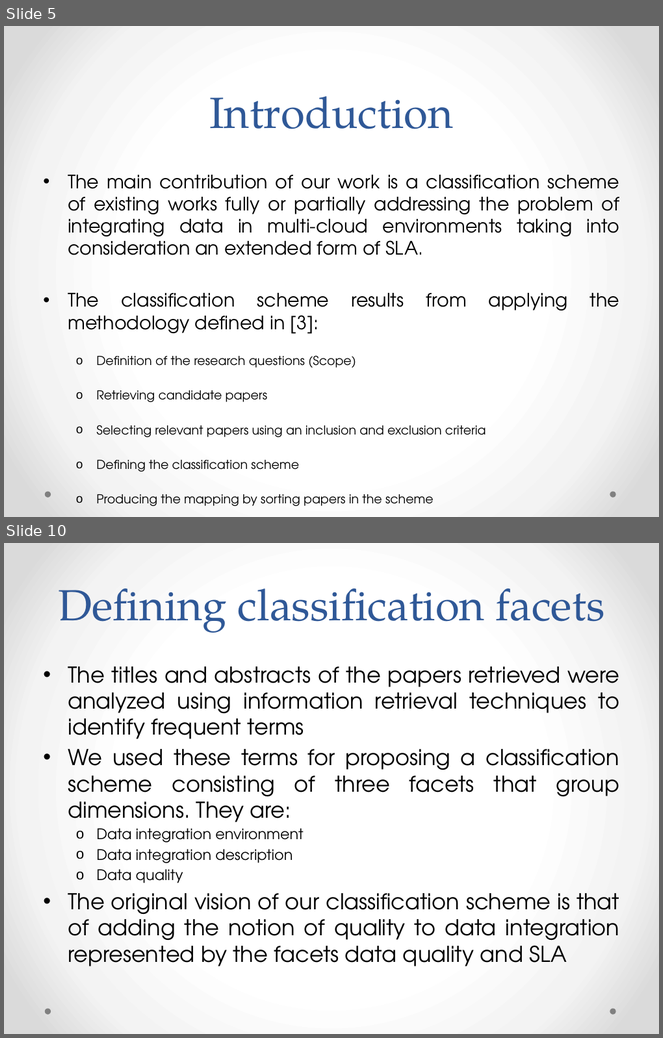
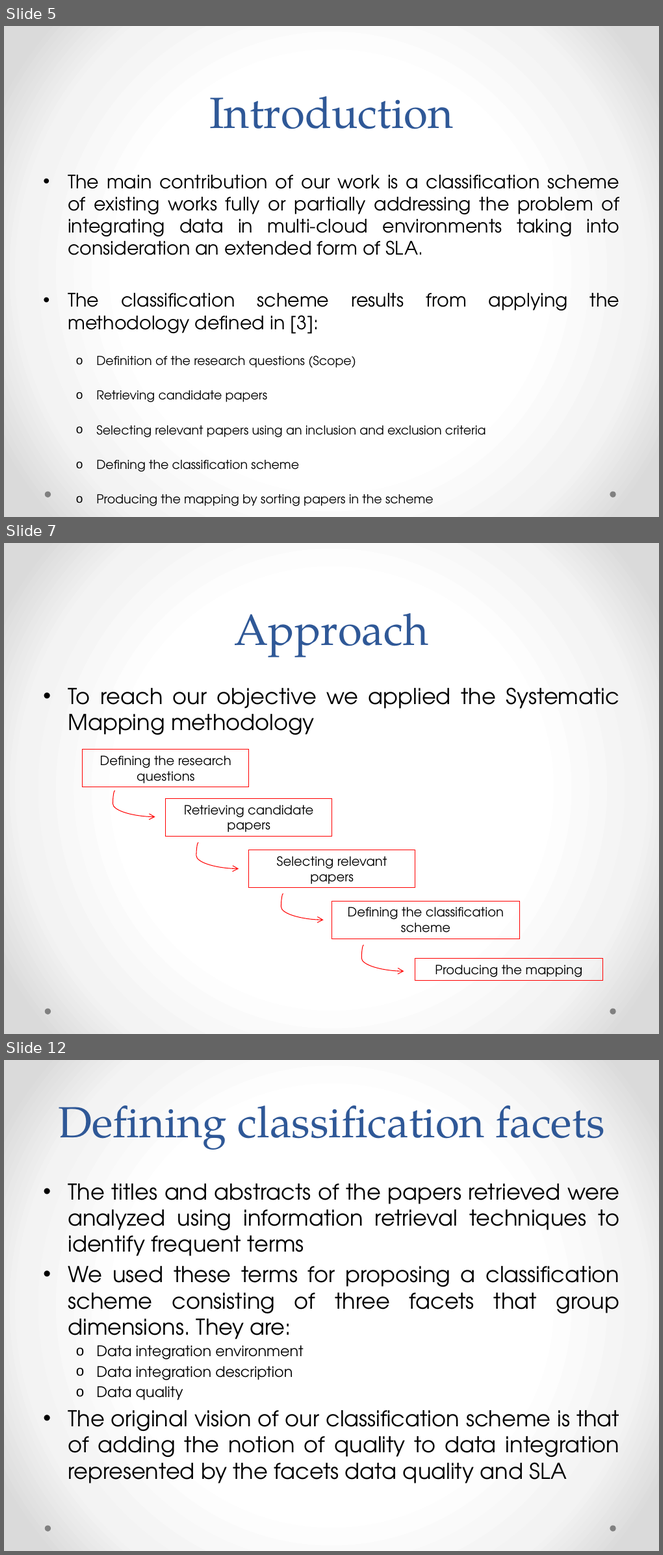
Before and after one commit to danielboni/DanielCarvalho-PhD, a slide deck: Presentations/DEXA 2015 Presentation.pptx. Shown one above the other, each under a label of ours: slides 5 and 10 before the commit, slides 5, 7 and 12 after it; the slides between them are not shown. The pictures are 663x1038 and 663x1555 pixels, drawn with LibreOffice and Linux fonts; fonts in the diff are those of the drawing. Boxes give left, top, right and bottom in pixels: in the first picture for what was removed or moved away, otherwise in the second. Text is boxed around its words. In the diff, an @@ line names an element or a change of style, - is before the commit and + after.

Commit message:
DEXA Presentation
Second part: objectives and approach

```diff
--- a/Presentations/DEXA 2015 Presentation.pptx
+++ b/Presentations/DEXA 2015 Presentation.pptx
@@ slide 7 added at (4,543,659,1034), background gradient #FFFFFF to #F4F4F4 to #DADADA; not listed: 2 template elements that a slide beside it also shows @@
@@ title added at (235,613,429,657), 48 pt, text #2F5897 @@
+Approach
@@ text added at (68,687,620,735), 24 pt, text #000000 @@
+• To reach our objective we applied the Systematic Mapping methodology
@@ rectangle added at (83,750,249,787), outline #FF0000 0.75 pt, 14 pt, text #000000 @@
+Defining the research questions
@@ curved arrow added from (114, 791) to (155, 817), #FF0000 0.75 pt @@
@@ rectangle added at (166,799,332,837), outline #FF0000 0.75 pt, 14 pt, text #000000 @@
+Retrieving candidate papers
@@ curved arrow added from (198, 843) to (239, 869), #FF0000 0.75 pt @@
@@ rectangle added at (249,850,415,887), outline #FF0000 0.75 pt, 14 pt, text #000000 @@
+Selecting relevant papers
@@ curved arrow added from (283, 893) to (324, 921), #FF0000 0.75 pt @@
@@ rectangle added at (332,901,519,939), outline #FF0000 0.75 pt, 14 pt, text #000000 @@
+Defining the classification scheme
@@ curved arrow added from (363, 945) to (404, 971), #FF0000 0.75 pt @@
@@ rectangle added at (415,958,603,980), outline #FF0000 0.75 pt, 14 pt, text #000000 @@
+Producing the mapping
@@ what was slide 10 is now slide 12 @@
```
Also in this commit, not shown: 3 slides changed, 2 other slides added, 1 slide removed.
